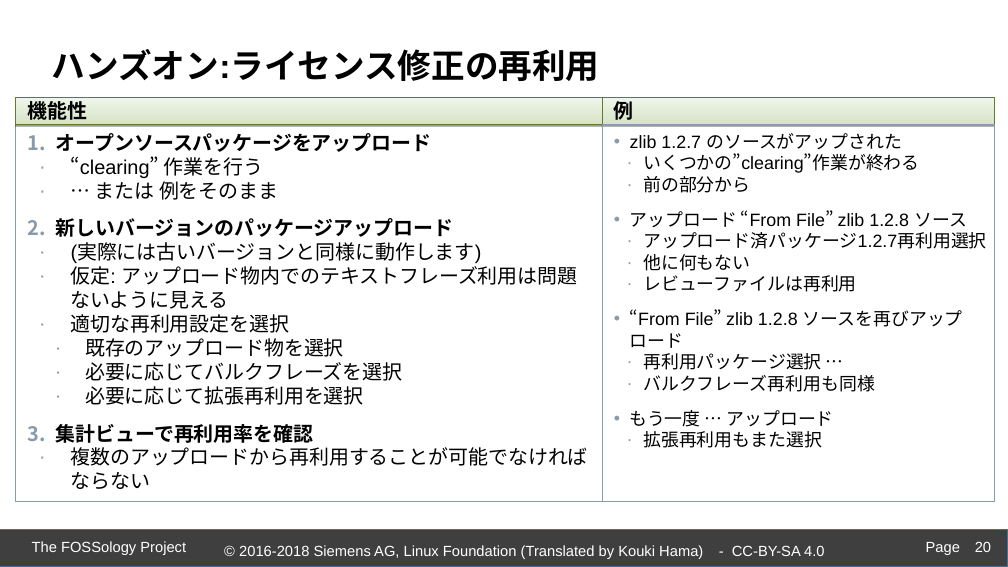
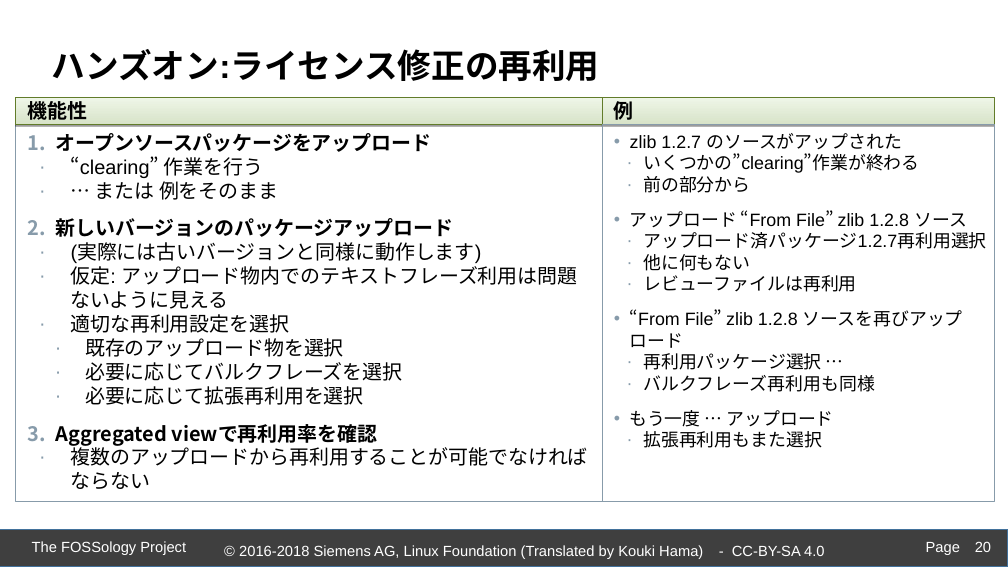
Before and after one commit to fossology/FOSSologySlides, a slide deck: slide 20 of Module-D-JPN-Acceleration-Features.pptx. Drawn at 1008x567 pixels with LibreOffice and Linux fonts; fonts in the diff are those of the drawing; background and template pictures are left out. Boxes give left, top, right and bottom in pixels: in the first picture for what was removed or moved away, otherwise in the second. Text is boxed around its words. In the diff, an @@ line names an element or a change of style, - is before the commit and + after.

```diff
--- a/Module-D-JPN-Acceleration-Features.pptx
+++ b/Module-D-JPN-Acceleration-Features.pptx
@@ text in rectangle at [56,424,377,446]: text changed; font Arial to Noto Sans CJK JP @@
-  3. 集計ビューで再利用率を確認
+  3. Aggregated viewで再利用率を確認
```
Also in this commit, not shown: 8 other slides changed, 1 other file.
